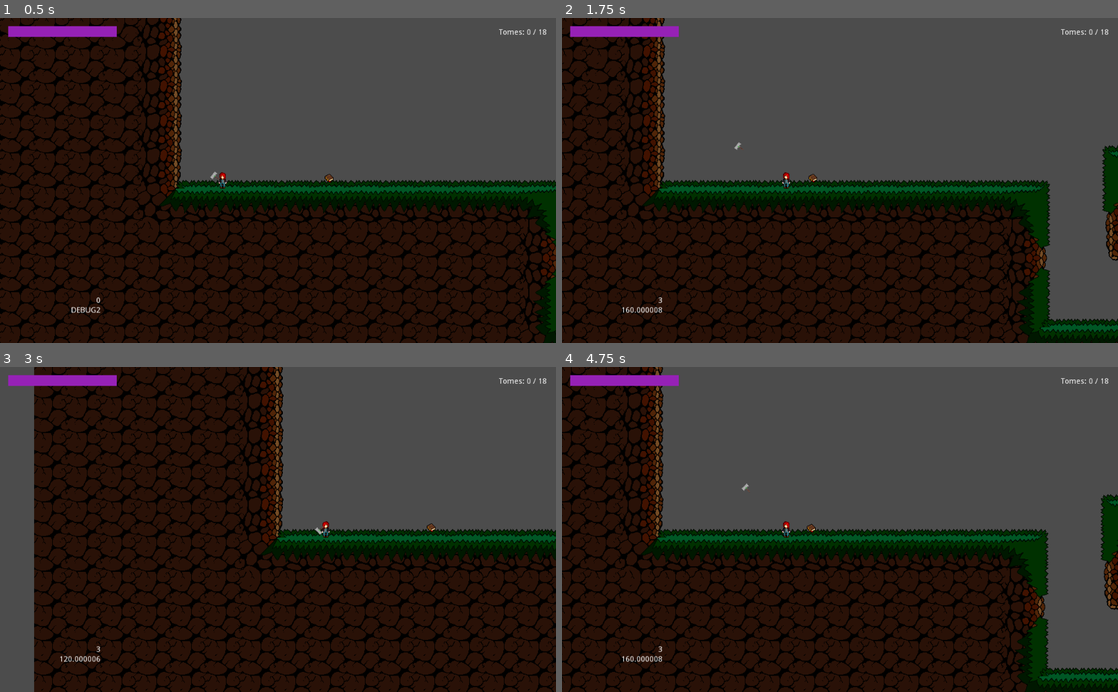
Above: before the commit, frames 1-4 (two rows, left to right).
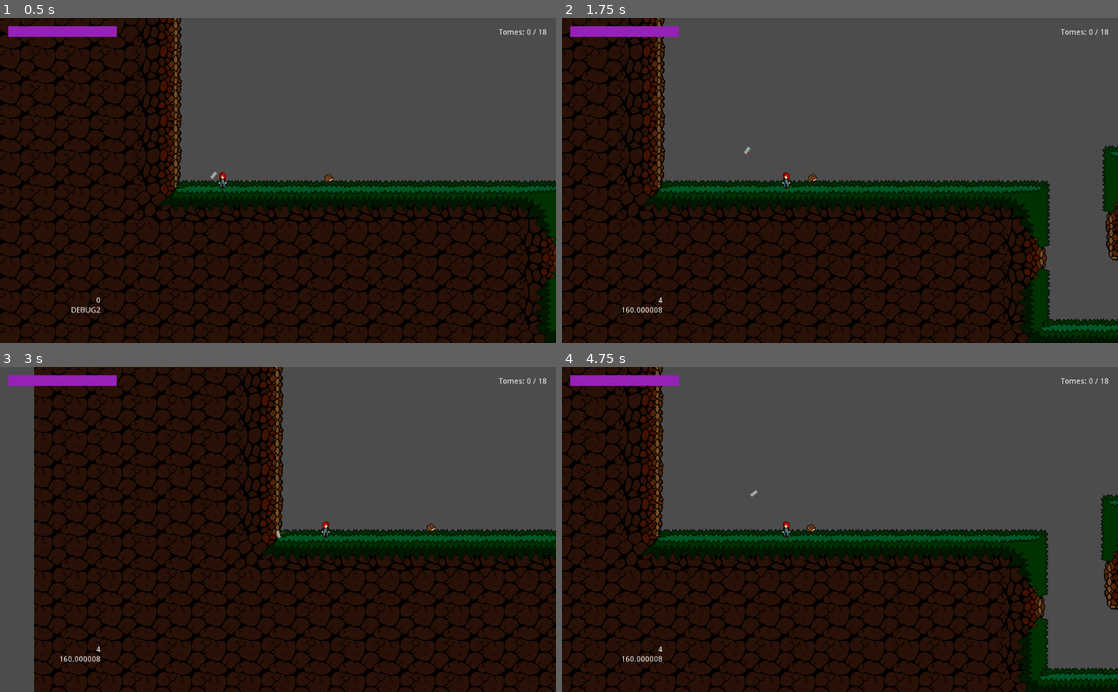
Above: after the commit, the same moments.

Repository: Jantho1990/Hammertime-Prototype
Game: Godot game, scene res://screens/GameScreen.tscn
Two runs of this game, one before a commit and one after it. Both use one fixed random seed, a clock stepped at 60 frames per second and the inputs below.
Inputs (mouse positions are in pixels of both pictures, inside the frame that each line leads up to):
- Up to frame 1 (0.5 s): no input
- Up to frame 2 (1.75 s): tap Enter (ui_accept) at 0.5, 0.77 s; move the mouse to (962, 164) at 0.52 s; hold D (ui_right) 0.53-1.25 s; click (962, 164) at 0.6 s; drag from (728, 196) to (595, 31) at 1.27 s
- Up to frame 3 (3 s): move the mouse to (333, 458) at 2.02 s; hold A (ui_left) 2.03-2.75 s; tap Q (delete_construct) at 2.1 s; drag from (250, 594) to (66, 383) at 2.77 s
- Up to frame 4 (4.75 s): move the mouse to (1006, 578) at 3.52 s; hold D (ui_right) 3.53-4.25 s; right-click (1006, 578) at 3.6 s; tap Enter (ui_accept) at 3.77 s; drag from (673, 480) to (667, 380) at 4.27 s

Frame 1 is identical in both runs. In frame 2, less than 0.1% of the frame differs, in the area x 17-34%, y 38-88%; in frame 3, less than 0.1%, in the area x 11-59%, y 48-91%; in frame 4, less than 0.1%.

Commit message:
refactored return tween to have different return times depending on whether hammer is thrown or meleed

Diff:
--- a/entities/weapon/HammerWeapon.gd
+++ b/entities/weapon/HammerWeapon.gd
@@ -1,6 +1,8 @@
 extends KinematicBody2D
 
 const UP = Vector2(0, -1)
+const MELEE_RETURN_TIME = 0.05
+const THROW_RETURN_TIME = 0.2
 
 enum throw_state {
   HOLDING,
@@ -22,11 +24,12 @@
 var throw_max_speed = 1600
 var meleeing = false
 var melee_range = 100
-var melee_max_speed = 2400
+var melee_max_speed = 3200
 var melee_charge_delay = 0.15
 var charge_delay_active = false
 var throw_range = 400
 var throw_travel_distance = 0
+var return_time = THROW_RETURN_TIME
 var thrown_dir = dir
 var throw_origin_position = Vector2(0, 0)
 var throw_target_position = Vector2(0, 0)
@@ -108,6 +111,7 @@
   # rotation_degrees += rotation_force_deg * dir.x
 
   if not throwing and not meleeing:
+    return_time = THROW_RETURN_TIME
     throw_weapon()
   else:
     update_thrown_weapon()
@@ -125,6 +129,7 @@
 func handle_throw_state_melee():
   if !meleeing:
     meleeing = true
+    return_time = MELEE_RETURN_TIME
     start_melee_charge_delay()
 
   var charging = Input.is_action_pressed('weapon_melee') and \
@@ -231,9 +236,9 @@
     var destination = hold_offset * dir
     # var destination = parent.position
     # var destination = parent.global_position
-    $ThrowTween.interpolate_property(self, 'position', start, destination, 0.2)
-    # $ThrowTween.interpolate_property(self, 'global_position', start, destination, 0.2)
-    $ThrowTween.interpolate_callback(self, 0.2, '_on_Tween_returning_stop')
+    $ThrowTween.interpolate_property(self, 'position', start, destination, return_time)
+    # $ThrowTween.interpolate_property(self, 'global_position', start, destination, return_time)
+    $ThrowTween.interpolate_callback(self, return_time, '_on_Tween_returning_stop')
     $ThrowTween.start()
 
 func _on_Tween_throwing_stop():
